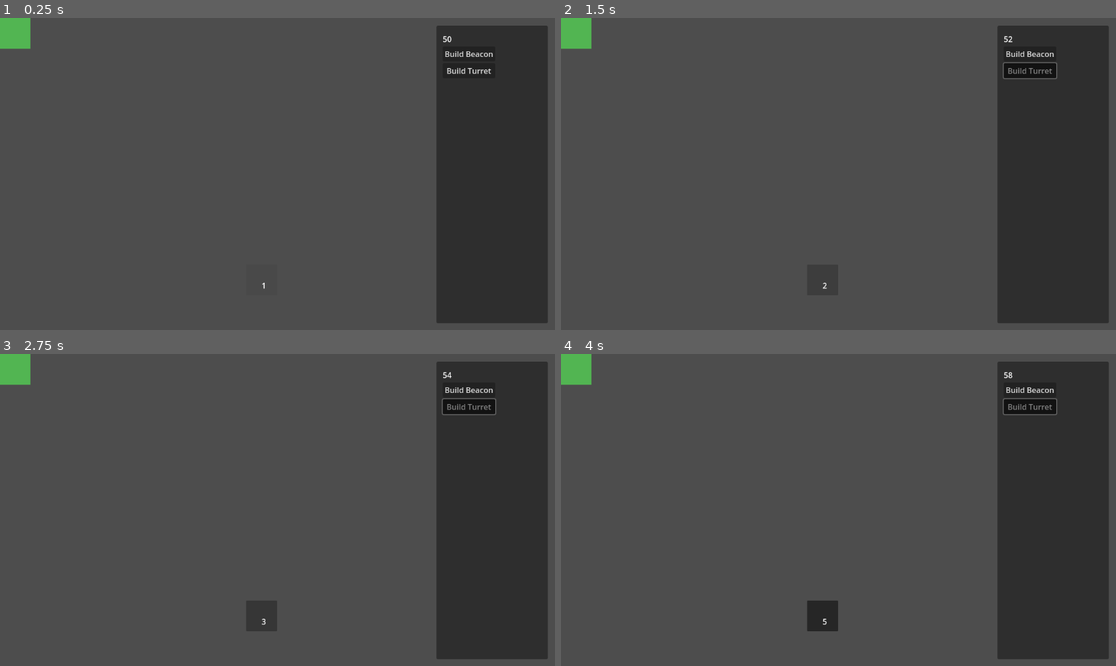
Above: before the commit, frames 1-4 (two rows, left to right).
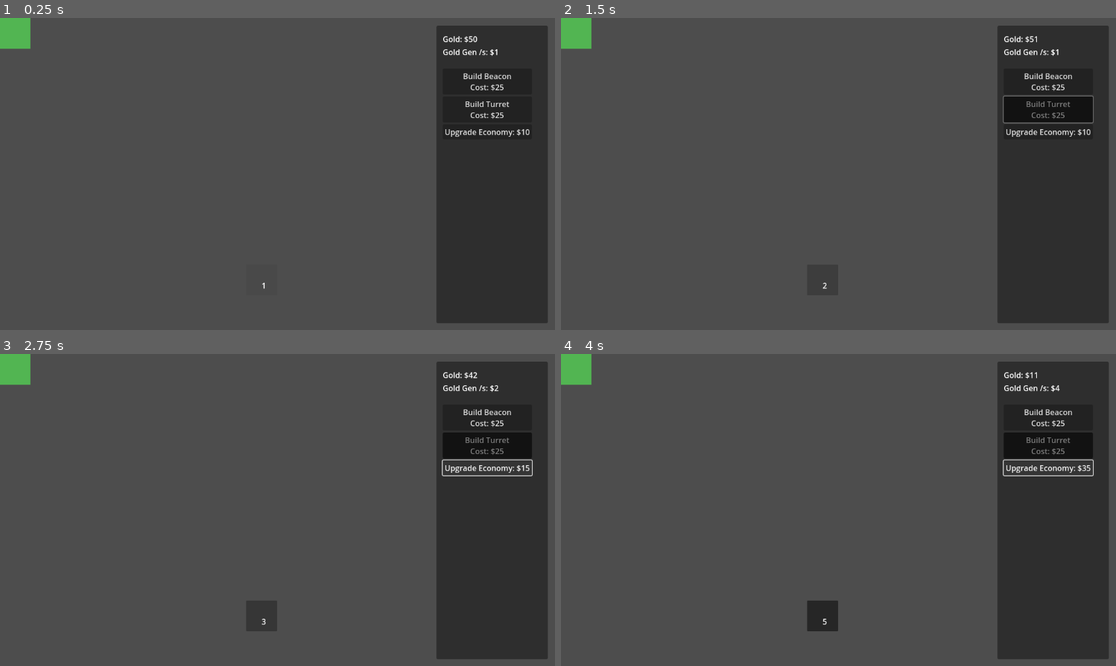
Above: after the commit, the same moments.

Repository: Li05j/it-spreads-gamejam
Game: Godot game, scene res://scenes/main/main.tscn
The game is run twice, just before and just after one commit, with the same random seed, the same clock (stepped at 60 frames per second) and the same inputs. The engine's default icon, where the game draws it, is replaced by a stand-in: a white triangle on a blue panel in a dark square.
Inputs (mouse positions are in pixels of both pictures, inside the frame that each line leads up to):
- Up to frame 1 (0.25 s): no input
- Up to frame 2 (1.5 s): click "Build Beacon" (after the commit: "Build Beacon Cost: $25") at 0.5 s; click "Build Turret" (after the commit: "Build Turret Cost: $25") at 1.25 s
- Up to frame 3 (2.75 s): click (488, 466) at 2 s, where only the run after the commit has a clickable "Upgrade Economy: $10"
- Up to frame 4 (4 s): click (1049, 466) at 2.75 s, where only the run after the commit has a clickable "Upgrade Economy: $15"; click (1049, 466) at 3.5 s, where only the run after the commit has a clickable "Upgrade Economy: $23"

The runs differ from the first frame. In frame 1, 0.7% of the frame differs, in the area x 79-96%, y 5-39%; in frame 2, 2.1%; in frame 3, 2.2%, in the area x 79-96%, y 5-40%; in frame 4, 2.2%.

Commit message:
Some balancing, removed beacon as gold mine and introduced economy.

Diff:
--- a/scenes/beacon/beacon.gd
+++ b/scenes/beacon/beacon.gd
@@ -2,8 +2,16 @@
 
 class_name Beacon
 
+const C = preload("res://utility/constants.gd")
+
+@onready var timer = $Timer
+
 var object_map = null
 var placement_map = null
+
+#func _ready():
+	#timer.wait_time = C.GOLD_GENERATE_INTERVAL
+	#timer.start()
 
 func beacon_init(world_pos, object_map_ref, placement_map_ref):
 	global_position = world_pos
@@ -11,11 +19,5 @@
 	placement_map = placement_map_ref
 	object_map[world_pos] = self
 
-# # Called when the node enters the scene tree for the first time.
-# func _ready():
-# 	pass # Replace with function body.
-
-
-# # Called every frame. 'delta' is the elapsed time since the previous frame.
-# func _process(delta):
-# 	pass
+#func _on_timer_timeout():
+	#get_parent().gold += C.GOLD_PER_INTERVAL
--- a/scenes/beacon/beacon.tscn
+++ b/scenes/beacon/beacon.tscn
@@ -22,3 +22,7 @@
 
 [node name="CollisionShape2D" type="CollisionShape2D" parent="StaticBody2D"]
 shape = SubResource("RectangleShape2D_obpky")
+
+[node name="Timer" type="Timer" parent="."]
+
+[connection signal="timeout" from="Timer" to="." method="_on_timer_timeout"]
--- a/scenes/enemy/enemy.gd
+++ b/scenes/enemy/enemy.gd
@@ -15,7 +15,7 @@
 var ticks = 1
 
 func _ready():
-	timer.wait_time = C.GAME_TIMER_INTERVAL
+	timer.wait_time = C.TICKS_UPDATE_INTERVAL
 	label.text = str(ticks)
 	$Sprite2D.self_modulate.a = 0.05
 	timer.start()
--- a/scenes/main/main.gd
+++ b/scenes/main/main.gd
@@ -6,6 +6,8 @@
 
 var active_button = null
 var gold = C.INITIAL_GOLD # Initial gold value
+var gold_gen = C.INITIAL_GOLD_GEN
+var economy_upgrade_price = C.INITIAL_ECONOMY_UPGRADE_PRICE
 
 var object_map: Dictionary = {} # This stores the instance of the child, either a beacon, turret or enemy.
 
@@ -23,9 +25,11 @@
 var enemy_count = 0
 
 func _ready():
-	timer.wait_time = C.GAME_TIMER_INTERVAL
+	timer.wait_time = C.GOLD_UPDATE_INTERVAL
 	set_process_input(true)
-	control_panel_vbox.get_node("goldDisplay").text = str(gold)
+	update_gold_label(gold)
+	update_gold_gen_label(C.INITIAL_GOLD_GEN)
+	update_economy_upgrade_button_text(C.INITIAL_ECONOMY_UPGRADE_PRICE)
 	spawn_initial_enemy()
 	timer.start()
 
@@ -63,7 +67,7 @@
 		turret_instance.turret_init(click_position, object_map, placement_map)
 		# TODO: gold setter + signal
 		gold -= C.TURRET_PRICE
-		control_panel_vbox.get_node("goldDisplay").text = str(gold) # Update gold display
+		update_gold_label(gold) # Update gold display
 		print("Spawned turret at position: ", click_position)
 	else:
 		print("Failed to create turret instance.")
@@ -88,7 +92,7 @@
 	placement_map.update_range(coords, C.BEACON_PLACEMENT_RADIUS) # update placement radius
 	# TODO: gold setter + signal
 	gold -= C.BEACON_PRICE
-	$canvas/controlPanel/VBox/goldDisplay.text = str(gold) # update gold display
+	update_gold_label(gold) # update gold display
 	print("Spawned beacon at position: ", click_position)
 
 func check_affordable(item):
@@ -114,11 +118,29 @@
 	add_child(enemy_instance)
 	enemy_count += 1
 
+func update_economy_upgrade_button_text(price):
+	control_panel_vbox.get_node("upgradeEconomy").text = "Upgrade Economy: $" + str(price)
+
+func update_gold_label(gold):
+	control_panel_vbox.get_node("goldDisplay").text = "Gold: $" + str(gold)
+
+func update_gold_gen_label(rate):
+	control_panel_vbox.get_node("goldGenDisplay").text = "Gold Gen /s: $" + str(rate)
+
 func _on_build_turret_button_pressed():
 	set_active_button(control_panel_vbox.get_node("buildTurretButton"))
 
 func _on_build_beacon_button_pressed():
 	set_active_button(control_panel_vbox.get_node("buildBeaconButton"))
+
+func _on_upgrade_economy_pressed():
+	if gold >= economy_upgrade_price:
+		gold -= economy_upgrade_price
+		economy_upgrade_price = ceil(economy_upgrade_price * C.UPGRADE_PRICE_INCREASE_RATE)
+		gold_gen += C.GOLD_GEN_INCREASE
+		update_gold_label(gold)
+		update_gold_gen_label(gold_gen)
+		update_economy_upgrade_button_text(economy_upgrade_price)
 
 func set_active_button(button):
 	if active_button == button:
@@ -142,8 +164,8 @@
 	return pos in object_map and object_map[pos] != null
 
 func _on_timer_timeout():
-	gold += C.GOLD_PER_INTERVAL
-	control_panel_vbox.get_node("goldDisplay").text = str(gold) # Update gold display
+	gold += gold_gen
+	update_gold_label(gold) # Update gold display
 
 func _draw():
 	var rect = Rect2(xl, yl, xr, yr)
--- a/scenes/main/main.tscn
+++ b/scenes/main/main.tscn
@@ -50,17 +50,29 @@
 layout_mode = 2
 text = "Gold:"
 
+[node name="goldGenDisplay" type="Label" parent="canvas/controlPanel/VBox"]
+layout_mode = 2
+
+[node name="Control" type="Control" parent="canvas/controlPanel/VBox"]
+custom_minimum_size = Vector2(0, 15)
+layout_mode = 2
+
 [node name="buildBeaconButton" type="Button" parent="canvas/controlPanel/VBox"]
 layout_mode = 2
 toggle_mode = true
 button_group = ExtResource("2_ojkpf")
-text = "Build Beacon"
+text = "Build Beacon
+Cost: $25"
 
 [node name="buildTurretButton" type="Button" parent="canvas/controlPanel/VBox"]
 layout_mode = 2
 toggle_mode = true
 button_group = ExtResource("2_ojkpf")
-text = "Build Turret"
+text = "Build Turret
+Cost: $25"
+
+[node name="upgradeEconomy" type="Button" parent="canvas/controlPanel/VBox"]
+layout_mode = 2
 
 [node name="Timer" type="Timer" parent="."]
 
@@ -75,6 +87,7 @@
 
 [connection signal="pressed" from="canvas/controlPanel/VBox/buildBeaconButton" to="." method="_on_build_beacon_button_pressed"]
 [connection signal="pressed" from="canvas/controlPanel/VBox/buildTurretButton" to="." method="_on_build_turret_button_pressed"]
+[connection signal="pressed" from="canvas/controlPanel/VBox/upgradeEconomy" to="." method="_on_upgrade_economy_pressed"]
 [connection signal="timeout" from="Timer" to="." method="_on_timer_timeout"]
 [connection signal="close_requested" from="winlosepopup" to="." method="_on_winlosepopup_close_requested"]
 [connection signal="confirmed" from="winlosepopup" to="." method="_on_winlosepopup_confirmed"]
--- a/scenes/turret/turret.gd
+++ b/scenes/turret/turret.gd
@@ -50,7 +50,6 @@
 	print("Shooting at ", target.global_position)
 	shoot_target = Vector2i(target.global_position) # in case target is destroyed
 	var dmg_num = target.take_damage(C.TURRET_DAMAGE)
-	get_parent().gold += dmg_num * C.GOLD_PER_INTERVAL
 	queue_redraw()
 
 func _draw():
--- a/utility/constants.gd
+++ b/utility/constants.gd
@@ -1,26 +1,35 @@
 extends Node
 
-const GAME_TIMER_INTERVAL = 1.0 # 1 second interval by default
-
+const GOLD_UPDATE_INTERVAL = 1.0
 # Tilemap size, basically game field size.
 const MAP_WIDTH = 24
 const MAP_HEIGHT = 24
 
 const INITIAL_GOLD = 50
-const GOLD_PER_INTERVAL = 2
+const GOLD_PER_INTERVAL = 1
 
 # Purchasables
-const TURRET_PRICE = 20
-const BEACON_PRICE = 20
+const TURRET_PRICE = 25
+const BEACON_PRICE = 25
 const TURRET_PLACEMENT_RADIUS = 1 # turret placement radius increase
 const BEACON_PLACEMENT_RADIUS = 3 # beacon placement radius increase
 
 # Enemy spread
 const TICKS_TILL_SPREAD = 10
+const TICKS_UPDATE_INTERVAL = 1.0 # 1 second interval by default
 const MAX_TICK = 30
 
 # Turret shoot constants
-const TURRET_TICK_INTERVAL = 0.6
+const TURRET_TICK_INTERVAL = 0.55
 const TURRET_SHOOT_RANGE = 3
 const TURRET_DAMAGE = 1
 const TICKS_TILL_SHOOT = 1
+
+# Beacons
+# const GOLD_GENERATE_INTERVAL = 1.0
+
+# Economy
+const INITIAL_GOLD_GEN = 1
+const GOLD_GEN_INCREASE = 1
+const INITIAL_ECONOMY_UPGRADE_PRICE = 10
+const UPGRADE_PRICE_INCREASE_RATE = 1.5
